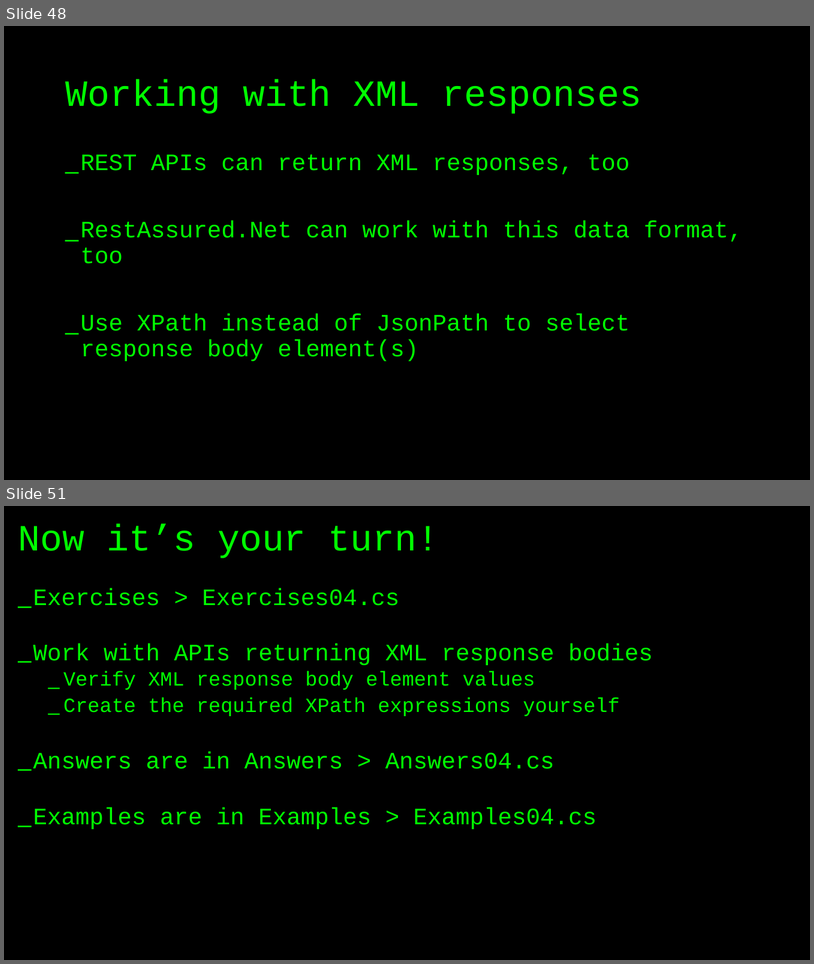
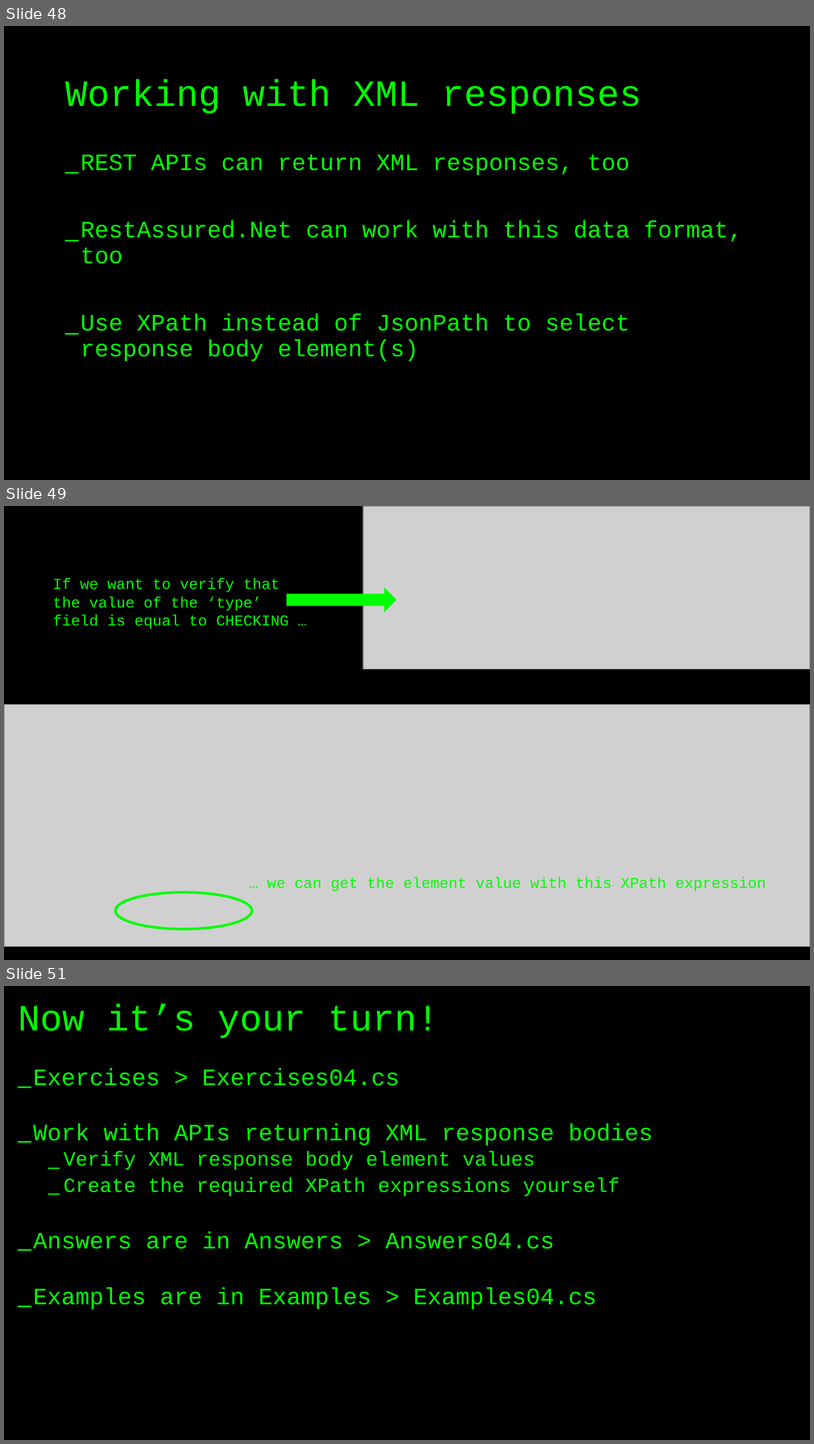
Before and after one commit to basdijkstra/rest-assured-net-workshop, a slide deck: RestAssuredNetWorkshop.pptx. Shown one above the other, each under a label of ours: slides 48 and 51 before the commit, slides 48, 49 and 51 after it; the slides between them are not shown. The pictures are 814x964 and 814x1444 pixels, drawn with LibreOffice and Linux fonts; fonts in the diff are those of the drawing; grey boxes stand for pictures. Boxes give left, top, right and bottom in pixels: in the first picture for what was removed or moved away, otherwise in the second. Text is boxed around its words. In the diff, an @@ line names an element or a change of style, - is before the commit and + after.

```diff
--- a/RestAssuredNetWorkshop.pptx
+++ b/RestAssuredNetWorkshop.pptx
@@ slide 49 added at [4, 506, 810, 960], background #000000 @@
@@ picture added at [363, 506, 810, 669] @@
@@ text added at [53, 578, 289, 629], 18 pt, text #00FF00 @@
+If we want to verify that the value of the ‘type’ field is equal to CHECKING …
@@ right arrow added at [287, 588, 396, 612], fill #00FF00 @@
@@ picture added at [4, 705, 810, 946] @@
@@ text added at [267, 877, 766, 891], 18 pt, text #00FF00 @@
+… we can get the element value with this XPath expression
@@ ellipse added at [116, 892, 252, 929], outline #00FF00 3 pt @@
```
Also in this commit, not shown: 3 other slides added, 4 slides removed, 2 other files.
